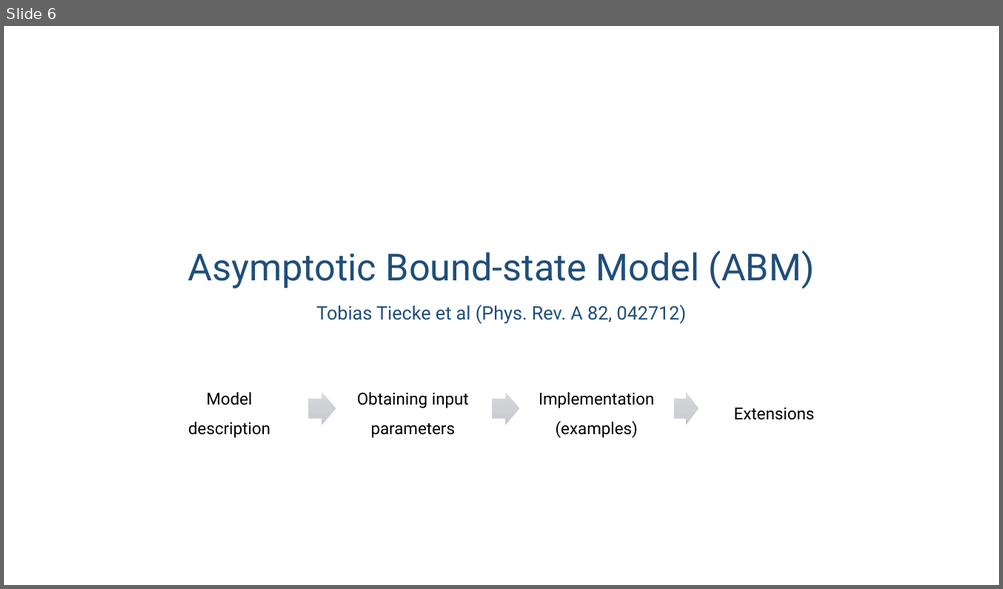
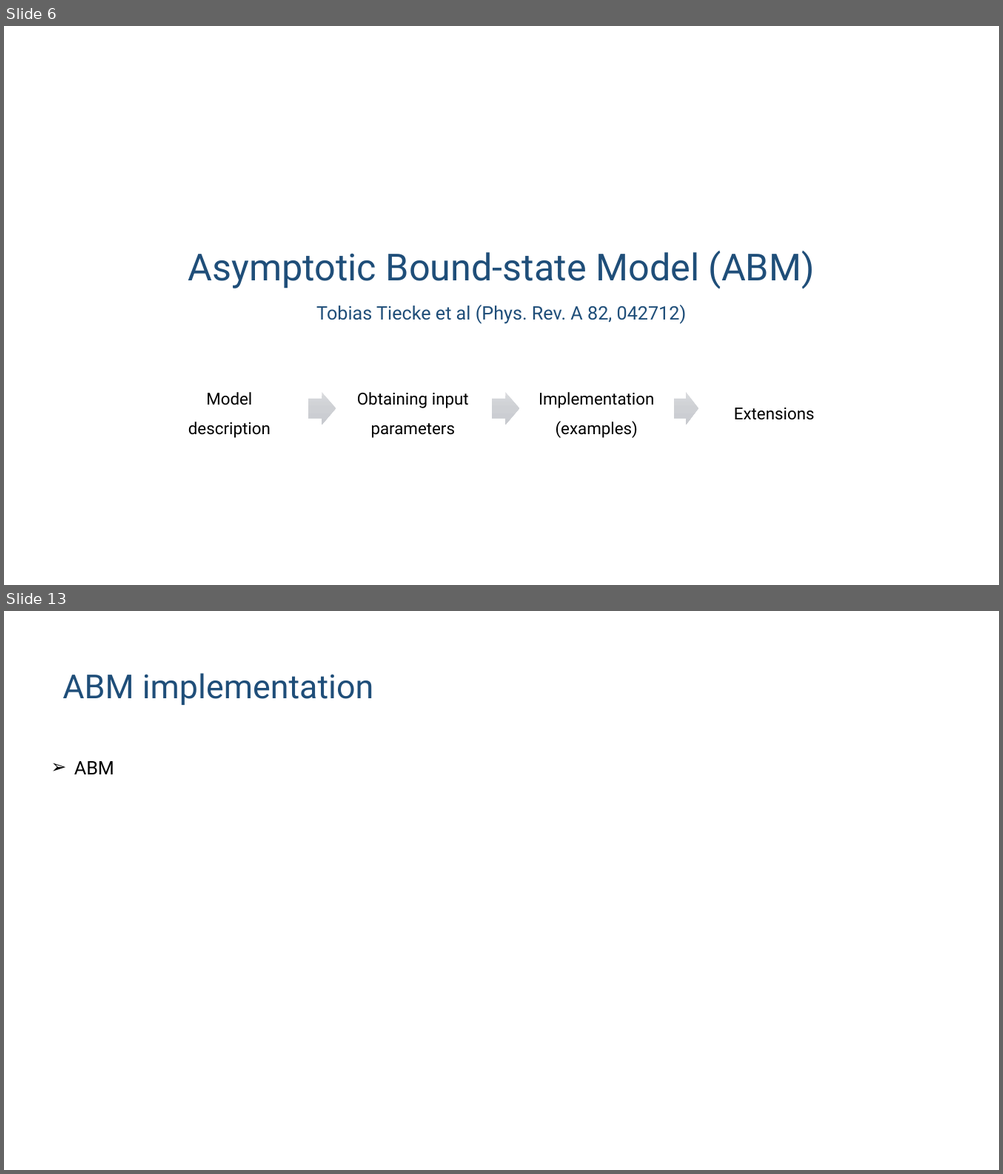
Before and after one commit to huanium/huanium, a slide deck: MIT_PhD/ZGS/ZGS-Sep-01-2023/BUI_ZGS_2023_Sep_01.pptx. Shown one above the other, each under a label of ours: slide 6 before the commit, slides 6 and 13 after it; the slides between them are not shown. The pictures are 1003x589 and 1003x1174 pixels, drawn with LibreOffice and Linux fonts; fonts in the diff are those of the drawing. Boxes give left, top, right and bottom in pixels: in the first picture for what was removed or moved away, otherwise in the second. Text is boxed around its words. In the diff, an @@ line names an element or a change of style, - is before the commit and + after.

```diff
--- a/MIT_PhD/ZGS/ZGS-Sep-01-2023/BUI_ZGS_2023_Sep_01.pptx
+++ b/MIT_PhD/ZGS/ZGS-Sep-01-2023/BUI_ZGS_2023_Sep_01.pptx
@@ slide 13 added at (4, 611, 999, 1170), background #FFFFFF @@
@@ title added at (62, 673, 374, 705), 32 pt, text #1F4E79 @@
+ABM implementation
@@ text added at (74, 761, 114, 775), 18 pt, text #000000 @@
+➢ ABM
```
Also in this commit, not shown: 4 slides changed, 4 other slides added, 1 slide removed.
